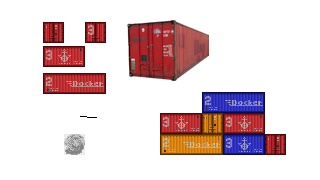
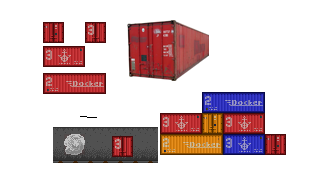
Before/after of a w=320, h=180 layered artwork. What changed in the layer stack:
added group "Explosion new" with 7 layers above "Explosion" over [112, 136, 133, 157]
added layer "Ebene 6" in group "Explosion new" over [112, 136, 133, 157]
added layer "explosion bg" above "Containerstapel" over [53, 127, 158, 163]
